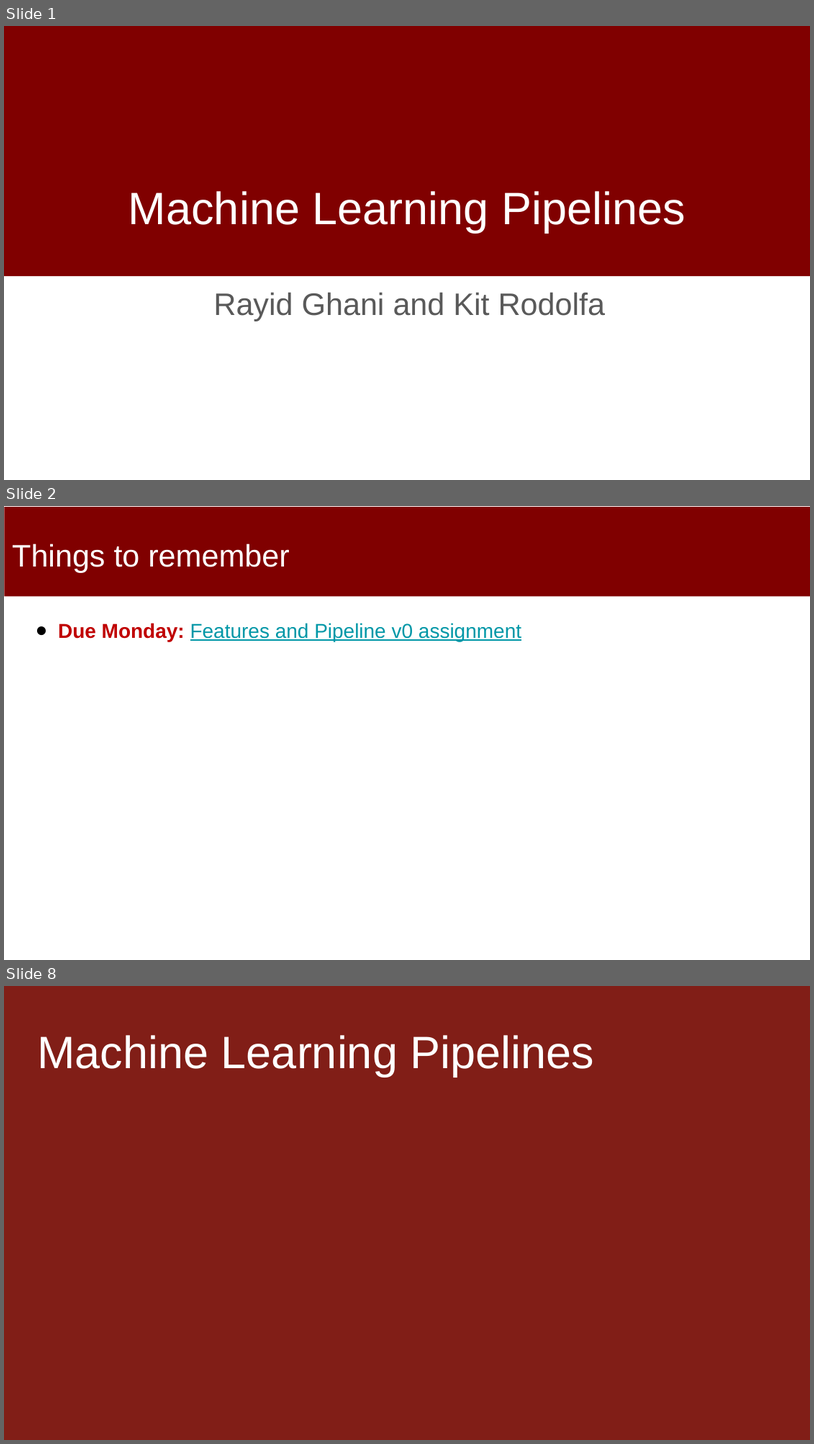
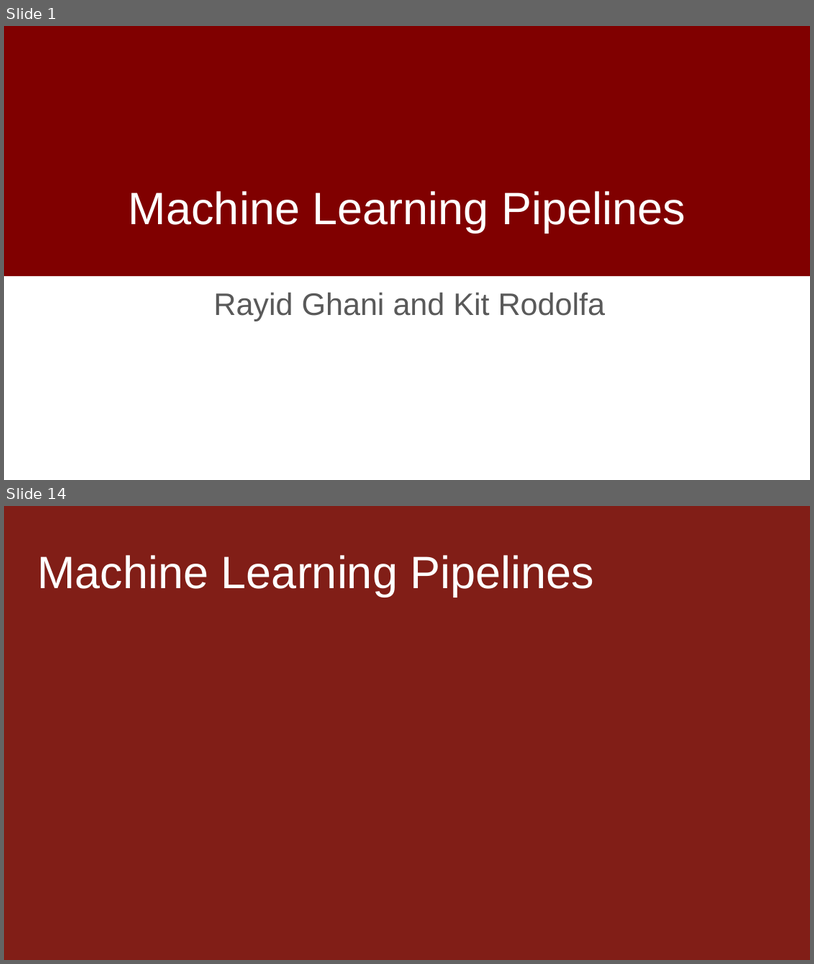
Before and after one commit to dssg/MLinPractice, a slide deck: Lectures/Lecture8-Machine-Learning-Pipelines.pptx. Shown one above the other, each under a label of ours: slides 1, 2 and 8 before the commit, slides 1 and 14 after it; the slides between them are not shown. The pictures are 814x1444 and 814x964 pixels, drawn with LibreOffice and Linux fonts; fonts in the diff are those of the drawing; background and template pictures are left out. Boxes give left, top, right and bottom in pixels: in the first picture for what was removed or moved away, otherwise in the second. Text is boxed around its words. In the diff, an @@ line names an element or a change of style, - is before the commit and + after.

Commit message:
pipelines slides

```diff
--- a/Lectures/Lecture8-Machine-Learning-Pipelines.pptx
+++ b/Lectures/Lecture8-Machine-Learning-Pipelines.pptx
@@ slide 2 removed at [4, 506, 810, 960], background #FFFFFF @@
@@ rectangle removed at [5, 507, 810, 596] @@
@@ title removed at [12, 543, 289, 572] @@
-Things to remember
@@ text removed at [58, 623, 522, 641] @@
-● Due Monday: Features and Pipeline v0 assignment
@@ what was slide 8 is now slide 14 @@
```
Also in this commit, not shown: 10 slides changed, 12 slides added, 5 other slides removed.
